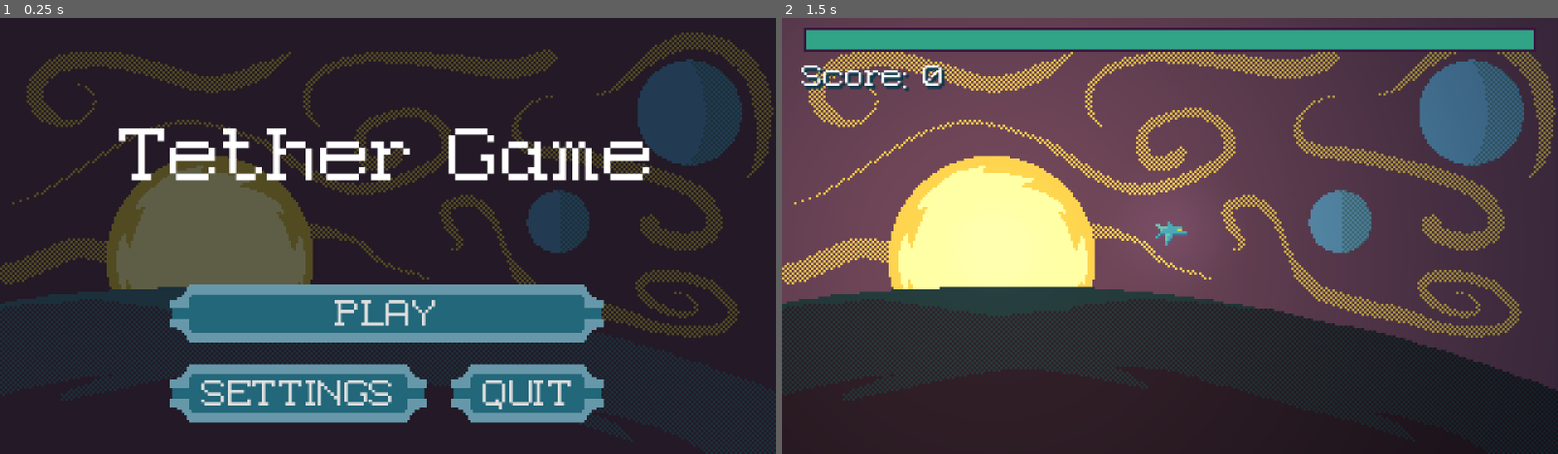
Above: before the commit, frames 1-2 (left to right).
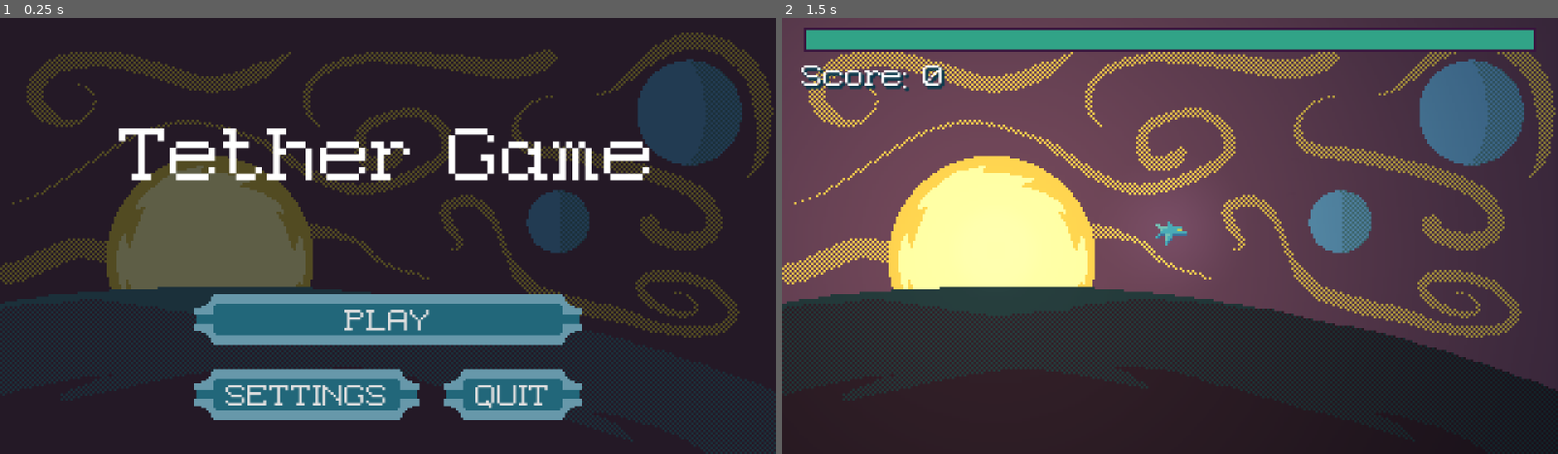
Above: after the commit, the same moments.

Repository: MonkMir/tether-game
Game: Godot game, scene res://main.tscn
The game is run twice, just before and just after one commit, with the same random seed, the same clock (stepped at 60 frames per second) and the same inputs. Sound files missing from this copy of the repository are replaced by a short silence.
Inputs (mouse positions are in pixels of both pictures, inside the frame that each line leads up to):
- Up to frame 1 (0.25 s): no input
- Up to frame 2 (1.5 s): click "PLAY" at 0.5 s; tap Enter (Enter) at 1.25, 1.35 s; move the mouse to (1340, 214) at 1.27 s; click (1340, 214) at 1.42 s

The runs differ from the first frame. In frame 1, 8.0% of the frame differs, in the area x 21-78%, y 61-93%; in frame 2, nothing differs.

Commit message:
Resize UI for fullscreen and fix hover/focus sfx

Diff:
--- a/project.godot
+++ b/project.godot
@@ -34,6 +34,7 @@
 
 window/size/viewport_width=320
 window/size/viewport_height=180
+window/size/mode=3
 window/size/always_on_top=true
 window/size/window_width_override=1920
 window/size/window_height_override=1080
--- a/ui/default_button.tres
+++ b/ui/default_button.tres
@@ -7,13 +7,8 @@
 content_margin_left = 4.0
 content_margin_top = 4.0
 content_margin_right = 4.0
-content_margin_bottom = 4.0
+content_margin_bottom = 1.0
 bg_color = Color(0.1, 0.1, 0.1, 0.3)
-corner_radius_top_left = 3
-corner_radius_top_right = 3
-corner_radius_bottom_right = 3
-corner_radius_bottom_left = 3
-corner_detail = 5
 
 [sub_resource type="StyleBoxTexture" id="StyleBoxTexture_jcfgo"]
 texture = ExtResource("2_jcfgo")
@@ -23,7 +18,7 @@
 texture_margin_bottom = 3.0
 expand_margin_left = 3.0
 expand_margin_right = 3.0
-expand_margin_bottom = 2.0
+expand_margin_bottom = 1.0
 region_rect = Rect2(29, 1, 26, 22)
 
 [sub_resource type="StyleBoxTexture" id="StyleBoxTexture_35ni4"]
@@ -34,7 +29,7 @@
 texture_margin_bottom = 3.0
 expand_margin_left = 3.0
 expand_margin_right = 3.0
-expand_margin_bottom = 2.0
+expand_margin_bottom = 1.0
 region_rect = Rect2(0, 1, 26, 22)
 
 [resource]
@@ -55,7 +50,7 @@
 Button/constants/h_separation = 4
 Button/constants/icon_max_width = 0
 Button/constants/outline_size = 0
-Button/font_sizes/font_size = 16
+Button/font_sizes/font_size = 10
 Button/fonts/font = ExtResource("1_m0b2r")
 Button/styles/disabled = SubResource("StyleBoxFlat_35ni4")
 Button/styles/focus = SubResource("StyleBoxTexture_jcfgo")
--- a/ui/in_game_ui.tscn
+++ b/ui/in_game_ui.tscn
@@ -98,7 +98,6 @@
 text = "QUIT"
 
 [node name="MainMenu" type="MarginContainer" parent="MenuManager" unique_id=13769595 node_paths=PackedStringArray("default_focus_object")]
-visible = false
 layout_mode = 1
 anchors_preset = 15
 anchor_right = 1.0
@@ -146,7 +145,6 @@
 unique_name_in_owner = true
 layout_mode = 2
 theme = ExtResource("5_6rrfl")
-theme_override_font_sizes/font_size = 12
 text = "PLAY"
 
 [node name="HBoxContainer" type="HBoxContainer" parent="MenuManager/MainMenu/VBoxContainer" unique_id=648869905]
@@ -159,18 +157,17 @@
 [node name="SettingsButton" type="Button" parent="MenuManager/MainMenu/VBoxContainer/HBoxContainer" unique_id=2055075532]
 layout_mode = 2
 theme = ExtResource("5_6rrfl")
-theme_override_font_sizes/font_size = 12
 text = "SETTINGS"
 
 [node name="QuitButton" type="Button" parent="MenuManager/MainMenu/VBoxContainer/HBoxContainer" unique_id=1645163010]
 layout_mode = 2
 focus_neighbor_left = NodePath("../SettingsButton")
 theme = ExtResource("5_6rrfl")
-theme_override_font_sizes/font_size = 12
 text = "QUIT"
 
 [node name="GameOverScreen" type="MarginContainer" parent="MenuManager" unique_id=704737577]
 unique_name_in_owner = true
+visible = false
 layout_mode = 1
 anchors_preset = 15
 anchor_right = 1.0
--- a/ui/menu_manager.gd
+++ b/ui/menu_manager.gd
@@ -42,6 +42,8 @@
 func _ready():
 	GameState.pause_toggled.connect(_on_pause_toggled)
 	SignalBus.game_over.connect(_on_game_over)
+
+	_get_buttons(self)
 
 	dot_tilt_tolerance = cos(deg_to_rad(tolerance_angle_degrees))
 
@@ -226,7 +228,6 @@
 
 	if best_candidate_button:
 		best_candidate_button.grab_focus()
-		AudioManager.play_sound(navigate_sfx)
 
 
 func _clear_navigation_focus():
@@ -259,7 +260,14 @@
 	var mouse_position : Vector2 = get_viewport().get_mouse_position()
 	return get_viewport().get_visible_rect().has_point(mouse_position)
 
-# BUTTON ANIMATION
+# BUTTON ANIMATION AND AUDIO
+
+func _get_buttons(node: Node) -> void:
+	if node is Button:
+		node.mouse_entered.connect(_on_highlight)
+		node.focus_entered.connect(_on_highlight)
+	for child in node.get_children():
+		_get_buttons(child)
 
 
 func _initialize_button_animations(currentNode: Node) -> void:
@@ -331,7 +339,7 @@
 	$GameOverScreen.initialize_game_over_screen()
 #endregion
 
-# TIMEOUT CALLBACKS
+# MANAGER CALLBACKS
 
 func _on_delay_until_repeat_timeout():
 	repeat_timer.start()
@@ -339,3 +347,7 @@
 
 func _on_repeat_interval_timeout():
 	_navigate_by_vector(_joystick_vector)
+
+
+func _on_highlight() -> void:
+	AudioManager.play_sound(navigate_sfx)
